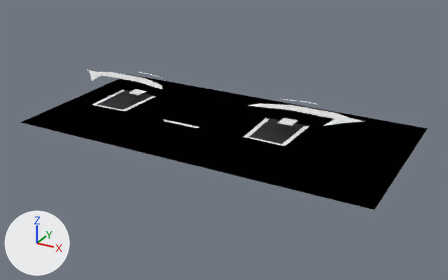
An edit to the Blender file StewartPlatform/Assets/cadmodel/face.blend, drawn before and after from the same camera.
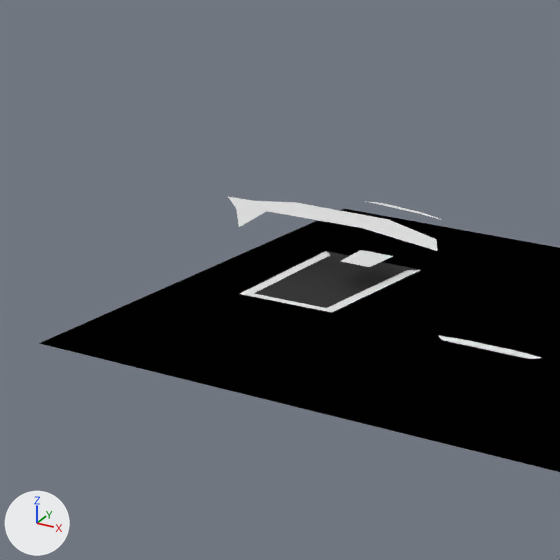
Old and new are each drawn whole from a 50 mm lens placed at (98.2, -176.7, 74.6), pointed at (3.0, -3.7, -11.9) and again close up on the part from 1% to 46% of the width and 0% to 71% of the height. Lighting does not change. The marker at lower left points along +X, +Y and +Z. The first two pictures are the older version.

Names of what the first close-up shows: 'Cube.005', 'Eye_Right'.
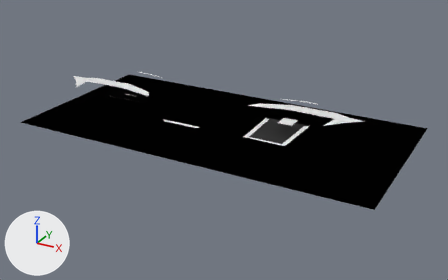
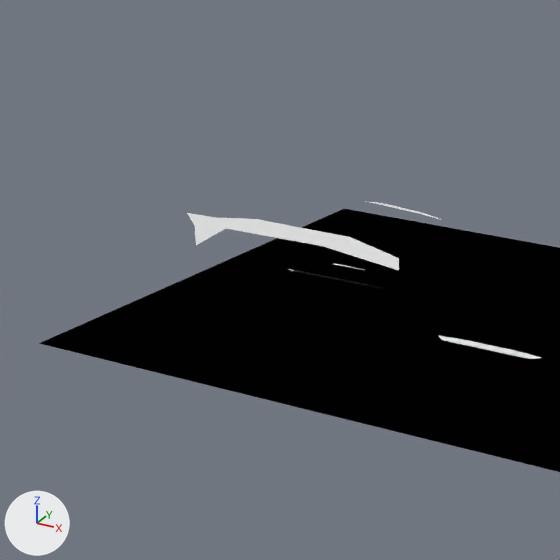
The newer file adds a shape key; the second version is drawn at full value of the shape key 'eyeBlinkLeft' of 'Eye_Right', and the change is written as the vertex moves it makes.

Where the change shows, as pixel boxes (x1, y1, x2, y2) in the close-ups (560 x 560 px; the box of a moved part takes in the faces that stretch with it):
'Eye_Right', reshaped (13% wider): before (228, 197, 541, 359); after (187, 201, 541, 359)
part 1 of me_cube_005, moved or reshaped: before (228, 197, 437, 251); after (187, 213, 399, 270)
part 2 of me_cube_005, moved or reshaped: before (240, 251, 420, 312); after (289, 269, 380, 288)
part 3 of me_cube_005, moved or reshaped: before (341, 250, 393, 267); after (334, 263, 365, 270)

What the commit changed:
me_cube_005 has 74 vertices, 36 faces and spans x -0.82..0.82, y -0.84..0.01, z 0.0..8.71.
me_cube_005 is used by ob_eye_right; location (0.0, 0.0, 1.6); scale (64.0, 32.0, 0.5).
me_cube_005 part 1: the loose piece of 10 vertices spanning x -0.82..-0.25, y -0.52..-0.15, z 8.71 is moved by (0.0, -0.25, 0.0).
me_cube_005 part 2: the loose piece of 8 vertices spanning x -0.56..-0.33, y -0.82..-0.27, z 0.0 is scaled about its middle by (1, -0.00171, 1), then moved by (0.0, 0.03, 0.0).
Part 3, on me_cube_005:
Vertex 70 of me_cube_005 moves from (-0.44, -0.5, 4.41) at pixel (339, 261) to (-0.44, -0.53, 4.41) at pixel (335, 263).
Vertex 71 of me_cube_005 moves from (-0.44, -0.35, 4.41) at pixel (360, 249) to (-0.44, -0.54, 4.41).
Vertex 72 of me_cube_005 moves from (-0.37, -0.5, 4.41) at pixel (369, 267) to (-0.37, -0.53, 4.41) at pixel (365, 269).
Vertex 73 of me_cube_005 moves from (-0.36, -0.35, 4.41) at pixel (393, 256) to (-0.36, -0.54, 4.41) at pixel (364, 270).
